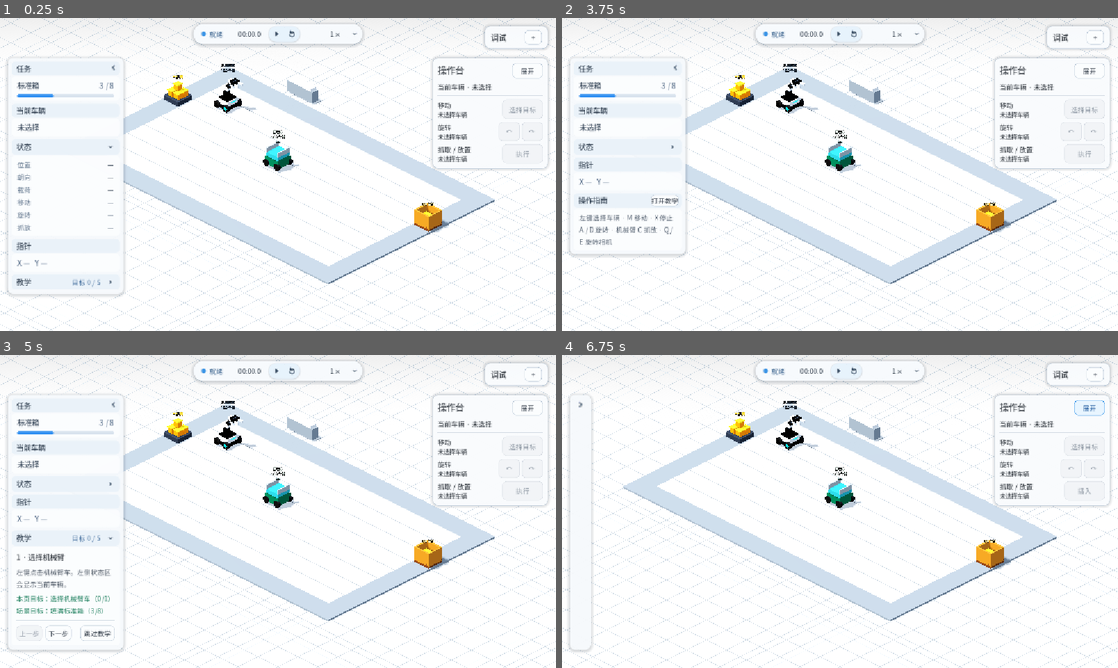
Above: before the commit, frames 1-4 (two rows, left to right).
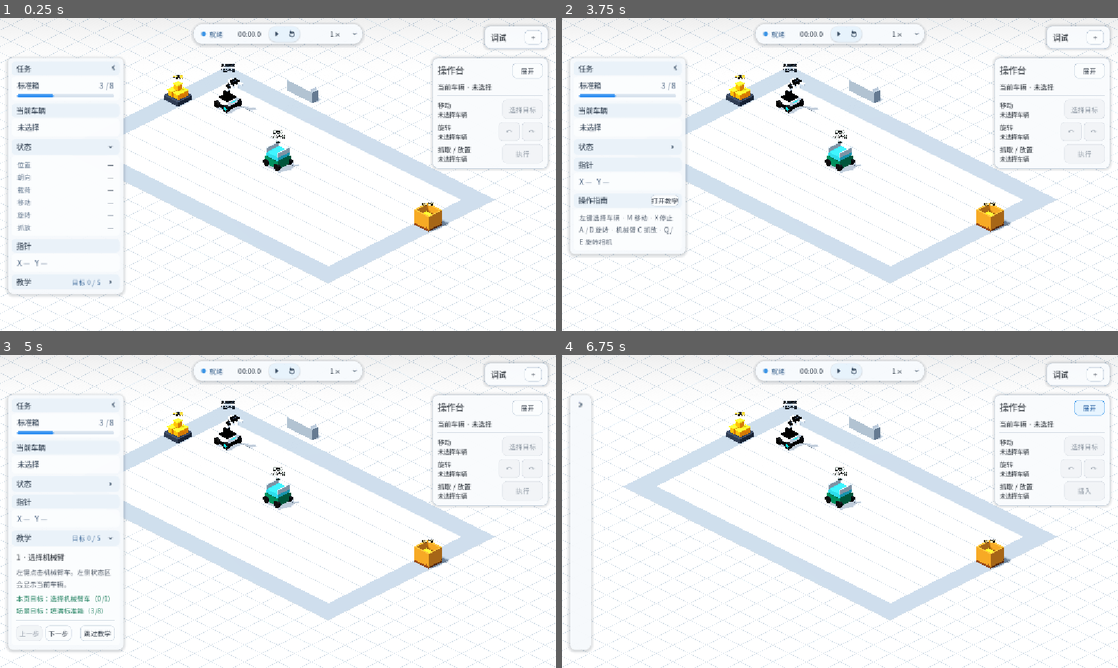
Above: after the commit, the same moments.

Repository: Ri0n72Y/automata
Game: Godot game, scene res://scenes/scene_01/scene_01_basic_packing.tscn
Same seed, same stepped clock (60 frames per second), same inputs: the game is played once before the commit and once after it.
Inputs (mouse positions are in pixels of both pictures, inside the frame that each line leads up to):
- Up to frame 1 (0.25 s): no input
- Up to frame 2 (3.75 s): click (673, 146) at 0.5 s; click (673, 199) at 1.27 s; click "下一步" at 2 s; click "上一步" at 2.75 s; click "跳过教学" at 3.5 s
- Up to frame 3 (5 s): click "打开教学" at 4.25 s
- Up to frame 4 (6.75 s): click (673, 405) at 5 s; click "展开" at 5.75 s; click "收起" at 6.5 s

The runs differ from the first frame. In frame 1, 5.8% of the frame differs, in the area x 0-100%, y 0-100%; in frame 2, 6.1%; in frame 3, 5.7%; in frame 4, 7.1%.

Commit message:
feat(scene-01): expand single-plane floor backdrop

Diff:
--- a/scenes/scene_01/components/scene_01_floor_backdrop.tscn
+++ b/scenes/scene_01/components/scene_01_floor_backdrop.tscn
@@ -3,10 +3,10 @@
 [ext_resource type="Material" path="res://scenes/scene_01/materials/floor_cross_backdrop.tres" id="1_floor"]
 
 [sub_resource type="PlaneMesh" id="FloorMesh"]
-size = Vector2(80, 80)
+size = Vector2(200, 200)
 material = ExtResource("1_floor")
 
 [node name="Scene01FloorBackdrop" type="MeshInstance3D"]
-position = Vector3(8, -0.085, 5)
+position = Vector3(8, -0.01, 5)
 mesh = SubResource("FloorMesh")
 cast_shadow = 0
